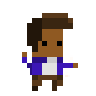
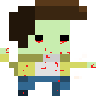
Layers edited between the first and the second 96×96 image:
painted on "Ebene 1" over <box>0,0,96,96</box>
removed layer "Hintergrund" over <box>0,0,96,96</box>
